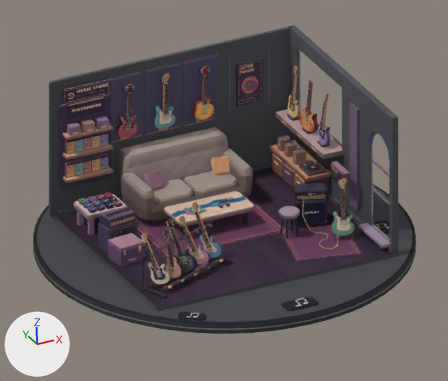
The Blender file src/Interiors/Music store interior.blend, before and after one commit.
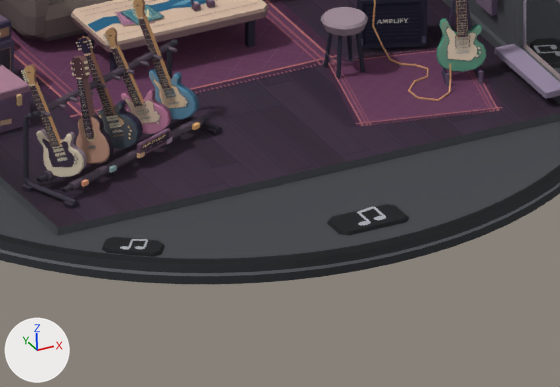
The first picture shows the older version from the file's camera 'Room Camera'. The close-ups show the older and then the newer version on the part from 29% to 87% of the width and 53% to 100% of the height of that picture. Only the edits that show in the close-ups are written down. The lights are fixed; the arrows at lower left show +X, +Y and +Z.

Names of what the first close-up shows: 'Coffee Table', 'Floor', 'Green Demo Guitar', 'Ivory Rack Guitar', 'Listening Rug', 'Original Acoustic', 'Padded Guitar Rack', 'Platform', 'Sofa', 'Try-out Amp', 'Try-out Mat', 'Walls and Trim' and 9 more.
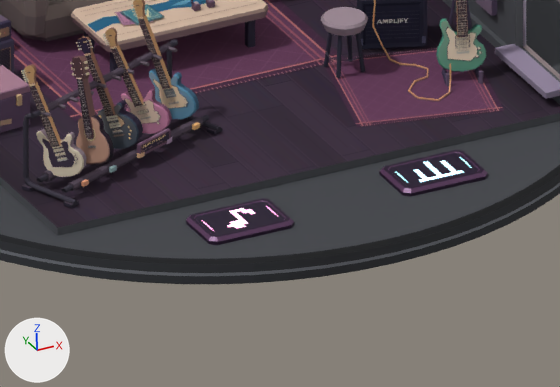
Changed parts and their boxes (x1, y1, x2, y2) in the close-ups (560 x 387 px):
'Music note', added
    after: (186, 198, 294, 245)
    faces in mat_plaque___recessed_glass (dark purple #231630): (195, 201, 285, 235)
    faces in mat_plaque___dark_plum_metal (dark purple #35213d): (186, 198, 294, 245)
    faces in mat_plaque___satin_edge (dark purple #5f3e61): (186, 200, 294, 242)
    faces in mat_plaque___music_note_pixels (white #f6e0ea, glowing pink #ff9bd0): (227, 208, 255, 229)
'Sound bars', added
    after: (380, 150, 488, 196)
    faces in mat_plaque___recessed_glass (dark purple #231630): (389, 153, 479, 187)
    faces in mat_plaque___dark_plum_metal (dark purple #35213d): (380, 150, 488, 196)
    faces in mat_plaque___satin_edge (dark purple #5f3e61): (380, 152, 488, 193)
    faces in mat_plaque___equalizer_pixels (white #e3f4f6, glowing cyan #acf7ff): (413, 160, 463, 182)
part 1 of me_platform, deleted
    before: (102, 38, 560, 256)

The change, as a diff of the scene's bpy script:
```diff
--- a/src/Interiors/Music store interior.blend.py
+++ b/src/Interiors/Music store interior.blend.py
@@ me_platform @@
-me_platform.from_pydata(...)  # 510 vertices, 768 faces; spans x -4.75..4.75, y -4.75..4.75, z -0.43..-0.05
+me_platform.from_pydata(...)  # 354 vertices, 624 faces; spans x -4.75..4.75, y -4.75..4.75, z -0.43..-0.1
+# me_platform part 1: 18 loose pieces with 156 vertices, spanning x -3.04..4.01, y -4.39..-0.95, z -0.09..-0.05, are deleted
 me_platform.materials.append(mat_store_colours)
@@ ob_sound_bars @@
+ob_sound_bars = bpy.data.objects.new('Sound bars', me_pixel_plaque___equalizer)  # 128 vertices, 55 faces; spans x -0.545..0.545, y -0.36..0.36, z 0.001..0.081; in mat_plaque___dark_plum_metal (dark purple #35213d), mat_plaque___satin_edge (dark purple #5f3e61), mat_plaque___recessed_glass (dark purple #231630), mat_plaque___equalizer_accent (cyan #acf7ff, glowing cyan #acf7ff), mat_plaque___equalizer_pixels (white #e3f4f6, glowing cyan #acf7ff)
+ob_sound_bars.location = (1.19, -3.46, -0.1)
@@ ob_music_note @@
+ob_music_note = bpy.data.objects.new('Music note', me_pixel_plaque___music_note)  # 100 vertices, 48 faces; spans x -0.545..0.545, y -0.36..0.36, z 0.001..0.081; in mat_plaque___dark_plum_metal (dark purple #35213d), mat_plaque___satin_edge (dark purple #5f3e61), mat_plaque___recessed_glass (dark purple #231630), mat_plaque___music_note_accent (pink #ff9bd0, glowing pink #ff9bd0), mat_plaque___music_note_pixels (white #f6e0ea, glowing pink #ff9bd0)
+ob_music_note.location = (-1.34, -3.56, -0.1)
```
